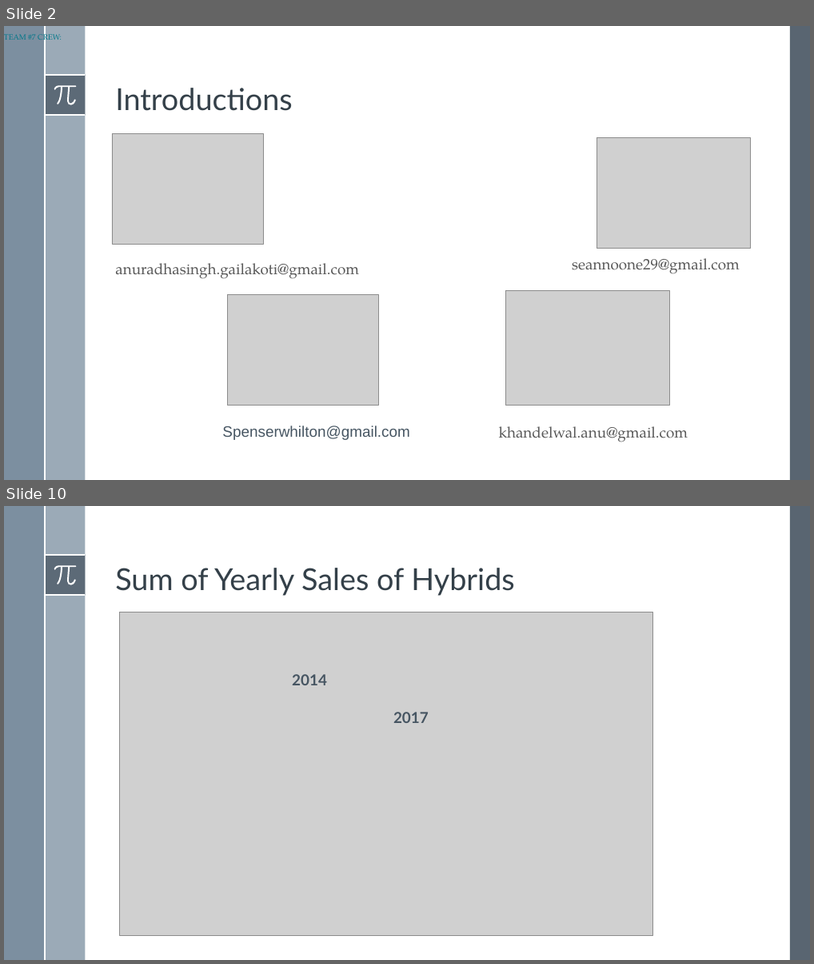
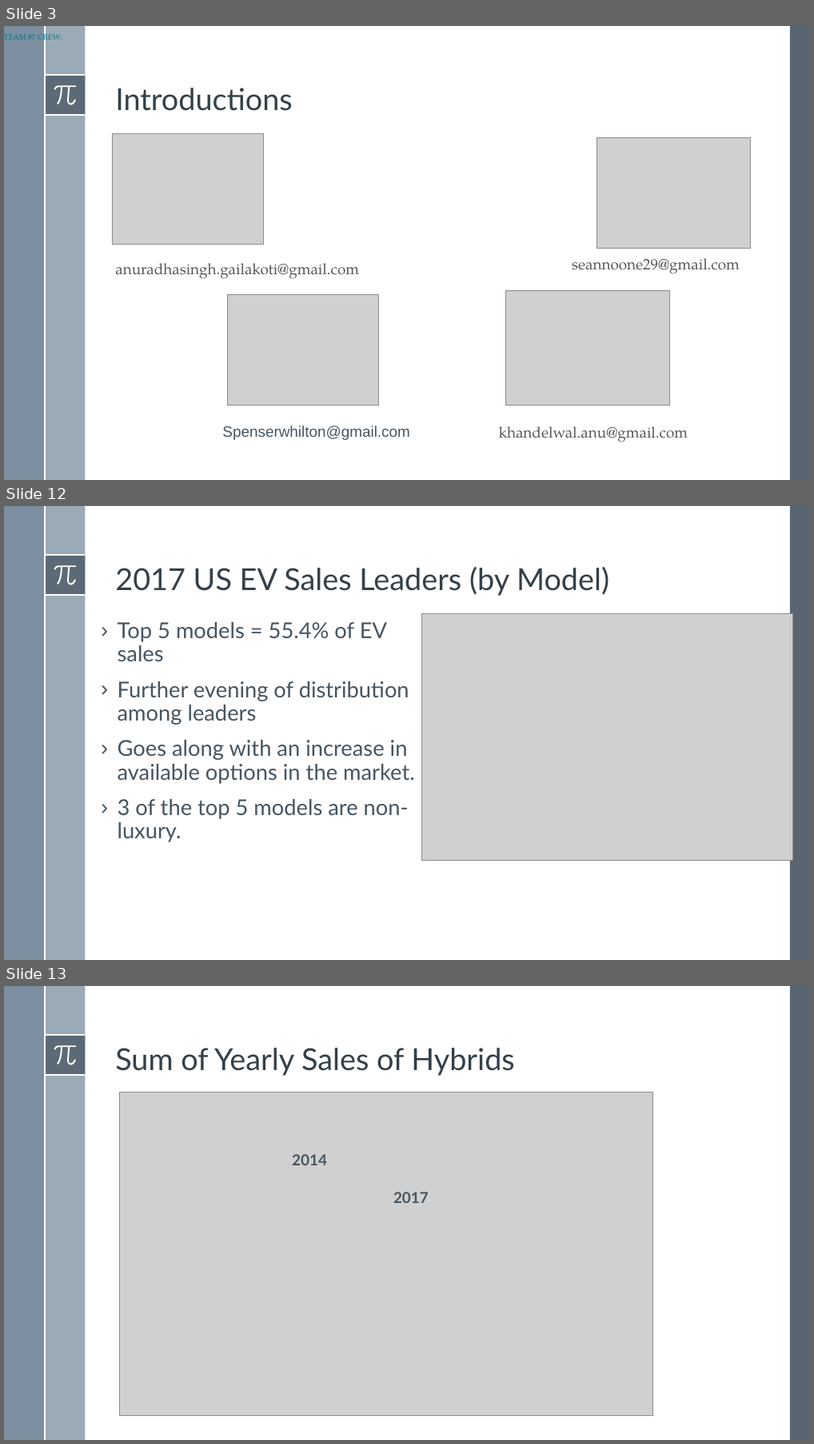
Before and after one commit to SpenserHilton/BootcampProj1, a slide deck: Project1_Presentation_EV.pptx. Shown one above the other, each under a label of ours: slides 2 and 10 before the commit, slides 3, 12 and 13 after it; the slides between them are not shown. The pictures are 814x964 and 814x1444 pixels, drawn with LibreOffice and Linux fonts; fonts in the diff are those of the drawing; grey boxes stand for pictures. Boxes give left, top, right and bottom in pixels: in the first picture for what was removed or moved away, otherwise in the second. Text is boxed around its words. In the diff, an @@ line names an element or a change of style, - is before the commit and + after.

```diff
--- a/Project1_Presentation_EV.pptx
+++ b/Project1_Presentation_EV.pptx
@@ slide 12 added at (4,506,810,960), background #FFFFFF; not listed: 8 template elements that a slide beside it also shows @@
@@ title added at (115,567,610,596), 36 pt, text #35404A @@
+2017 US EV Sales Leaders (by Model)
@@ text added at (118,622,415,842), 26 pt, text #465562 @@
+› Top 5 models = 55.4% of EV sales
+› Further evening of distribution among leaders
+› Goes along with an increase in available options in the market.
+› 3 of the top 5 models are non-luxury.
@@ picture added at (422,614,792,860) @@
@@ what was slide 2 is now slide 3 @@
@@ what was slide 10 is now slide 13 @@
```
Also in this commit, not shown: 6 slides changed, 9 other slides added, 12 slides removed, 5 other files.
